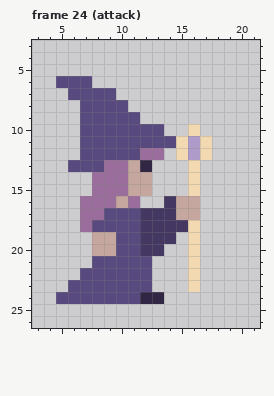
Two versions of one pixel-art file, assets/images/scratch/wizard.aseprite. This is how it looked before the edit.
22x28 pixels, 25 frames. Shown: frame 24 (attack): x 3..21, y 3..26. The commit also changed other frames, which this record leaves out.
New version:
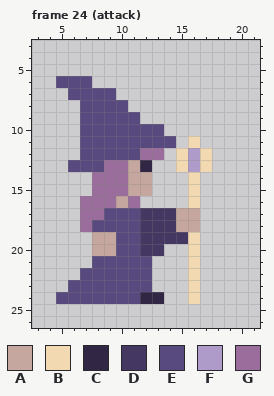
Palette (. is transparent): A #c6a79f  B #f2d9b1  C #312744  D #443761  E #58497e  F #af9bc9  G #9b6d9c
Change:
{"where": "frame 24 (attack), layer \"staff\""}
{"frame":24,"y":10,"x":16,"old":"B","new":"."}
{"frame":24,"y":11,"x":15,"old":"BFB","new":".B."}
{"frame":24,"y":13,"x":15,"old":".B.","new":"BFB"}
{"frame":24,"y":16,"x":14,"old":"DAA","new":"..B"}
{"frame":24,"y":18,"x":15,"old":"DB","new":"AA"}
{"frame":24,"y":19,"x":15,"old":".","new":"D"}
{"frame":24,"y":24,"x":16,"old":".","new":"B"}
